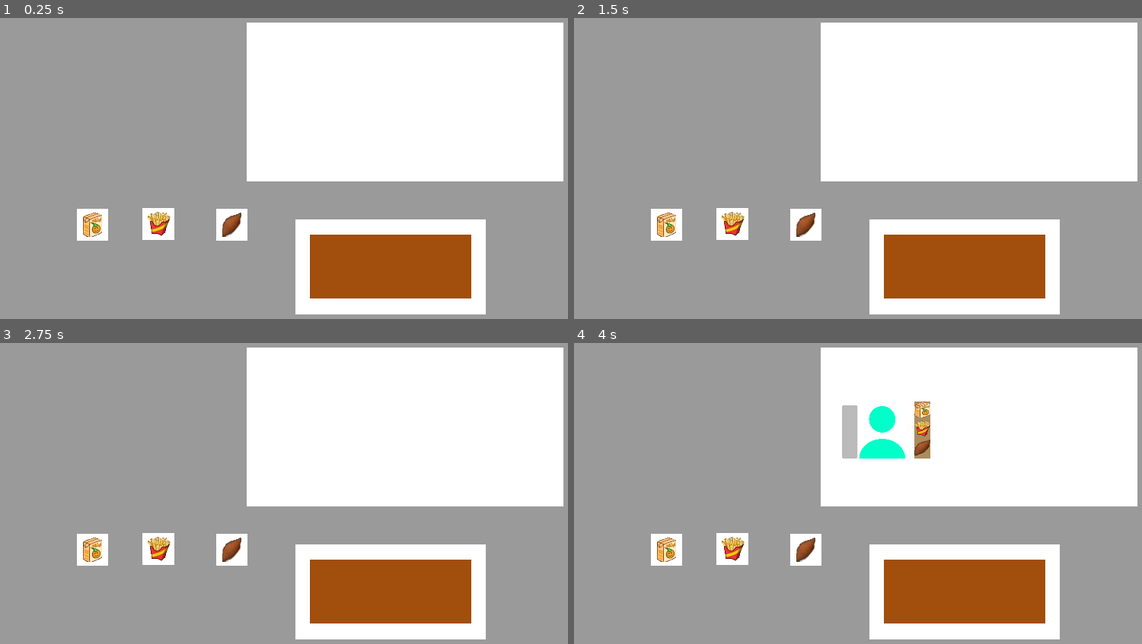
Above: before the commit, frames 1-4 (two rows, left to right).
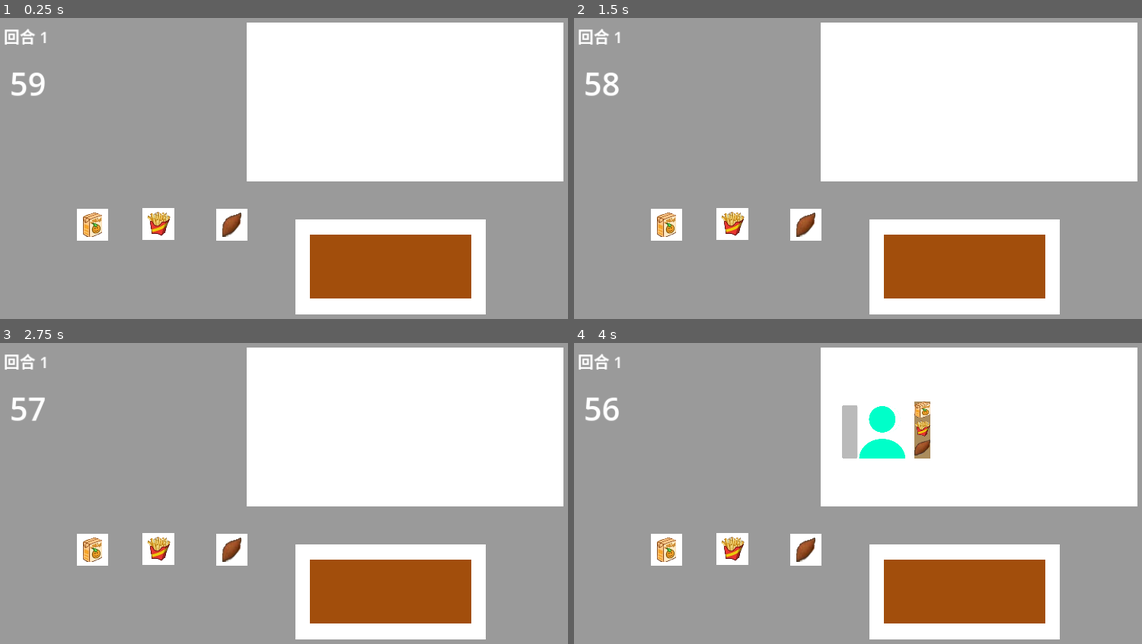
Above: after the commit, the same moments.

Repository: sharkwvt/otomegame
Game: Godot game, scene res://game.tscn
Two runs of this game, one before a commit and one after it. Both use one fixed random seed, a clock stepped at 60 frames per second and the inputs below.
Inputs:
- Up to frame 1 (0.25 s): no input
- Up to frame 2 (1.5 s): tap Enter at 0.5 s
- Up to frame 3 (2.75 s): tap Space at 2 s
- Up to frame 4 (4 s): tap Enter at 2.75 s

The runs differ from the first frame. In frame 1, 0.4% of the frame differs, in the area x 0-9%, y 3-27%; in frame 2, 0.4%; in frame 3, 0.4%; in frame 4, 0.4%.

Commit message:
新增回合、倒數，部分微調

Diff:
--- a/customer/customer.gd
+++ b/customer/customer.gd
@@ -2,13 +2,15 @@
 class_name Customer
 
 var root: Game
-var ps_bar :ProgressBar
+var ps_bar: ProgressBar
+var order_panel: Control
 
 var order = []
 var order_timer = 0
 var order_time = 20
 var order_time_buffer = 0.1 # 訂單緩衝時間比例
 var speed = 300
+var is_going = 0 # 1 進入 -1 離開
 
 # Called when the node enters the scene tree for the first time.
 func _ready() -> void:
@@ -27,8 +29,8 @@
 		position = position.move_toward(get_pos(), delta * speed)
 
 func setup():
-	root = get_node("/root/Root")
 	ps_bar = $ProgressBar
+	order_panel = $"要求"
 	ps_bar.value = 0
 
 func get_pos() -> Vector2:
@@ -39,16 +41,19 @@
 		(root.show_area.size.x - size.x)/2.0 + (width * ((count-1)/2.0 - index)),
 		(root.show_area.size.y - size.y)/2.0
 	)
+	if is_going != 0:
+		pos.x = root.show_area.size.x * is_going
+		pos.y -= 100
 	return pos
 
 func create_order():
 	var count = randi_range(1, 3)
-	var items = data.get_order_items()
+	var items = data.get_enabled_items()
 	items.shuffle()
 	var item_size = Vector2(50, 50)
 	var offset = 10
-	$"要求".size = Vector2(item_size.x, (item_size.y + offset) * count)
-	$"要求".position.y = self.size.y - $"要求".size.y
+	order_panel.size = Vector2(item_size.x, (item_size.y + offset) * count)
+	order_panel.position.y = self.size.y - order_panel.size.y
 	for i in count:
 		order.append(items[i])
 		var texture_rect := TextureRect.new()
@@ -59,7 +64,7 @@
 			0,
 			(item_size.y + offset) * i
 		)
-		$"要求".add_child(texture_rect)
+		order_panel.add_child(texture_rect)
 
 func send_order(items: Array):
 	if items.size() != order.size():
@@ -76,14 +81,35 @@
 func wrong_order():
 	print("送錯")
 	root.remove_customer(self)
+	going(-1)
 
 func correct_order():
 	print("送對")
 	root.remove_customer(self)
+	going(1)
 
 func timeout():
 	print("超時")
 	root.remove_customer(self)
+	going(-1)
+
+func going(in_or_out: int):
+	if is_going != 0:
+		return
+	is_going = in_or_out
+	ps_bar.visible = false
+	order_panel.visible = false
+	speed *= 2
+	move_to_bottom()
+	# 倒數後刪除
+	await get_tree().create_timer(3.0).timeout
+	queue_free()
+
+# 不知為何原生失效，重寫一個
+func move_to_bottom():
+	for cs: Customer in root.show_area.get_children():
+		if cs.is_going == 0:
+			cs.move_to_front()
 
 # 有東西放上來時
 func _drop_data(_at_position: Vector2, drag_item: Variant) -> void:
--- a/data.gd
+++ b/data.gd
@@ -11,7 +11,9 @@
 	托盤
 }
 
-func get_order_items() -> Array:
+var now_level = 1
+
+func get_enabled_items() -> Array:
 	var items = []
 	for i in data.item_strs.size()-1:
 		items.append(i)
--- a/game.gd
+++ b/game.gd
@@ -3,23 +3,22 @@
 
 @export var customer_scene: PackedScene
 
-var now_level = 1
-var show_area
+var show_area: Control
 var customers_count = 3
 var customers: Array[Customer] = []
 
 # Called when the node enters the scene tree for the first time.
 func _ready() -> void:
-	show_area = $"表演區"
-	set_item()
+	setup()
 	$CustomerTimer.start()
-	#$CustomerTimer.one_shot = true
+	$"回合數".text = "回合 " + str(data.now_level)
 
 # Called every frame. 'delta' is the elapsed time since the previous frame.
 func _process(_delta: float) -> void:
-	pass
+	$"倒數".text = str(int($GameTimer.time_left))
 
-func set_item():
+func setup():
+	show_area = $"表演區"
 	$"托盤".self_item = data.item.托盤
 	$item1.self_item = data.item.道具1
 	$item2.self_item = data.item.道具2
@@ -29,14 +28,21 @@
 	var cs:Customer = customer_scene.instantiate()
 	cs.size = Vector2(200, 200)
 	cs.position = Vector2(-cs.size.x, (show_area.size.y - cs.size.y)/2.0)
+	cs.root = self
 	customers.append(cs)
 	show_area.add_child(cs)
 
 func remove_customer(customer: Customer):
 	if customer in customers:
 		customers.erase(customer)
-		customer.queue_free()
+
+func gameover():
+	print("遊戲結束")
 
 func _on_customer_timer_timeout():
 	if customers.size() < customers_count:
 		create_customer()
+
+func _on_game_timer_timeout() -> void:
+	print("時間到")
+	gameover()
--- a/game.tscn
+++ b/game.tscn
@@ -151,7 +151,29 @@
 grow_vertical = 2
 texture = ExtResource("3_ll2m5")
 
+[node name="倒數" type="Label" parent="."]
+offset_left = 50.0
+offset_top = 215.0
+offset_right = 164.0
+offset_bottom = 352.0
+theme_override_font_sizes/font_size = 100
+text = "00"
+
+[node name="回合數" type="Label" parent="."]
+offset_left = 31.0
+offset_top = 96.0
+offset_right = 181.0
+offset_bottom = 166.0
+theme_override_font_sizes/font_size = 50
+text = "回合數"
+
 [node name="CustomerTimer" type="Timer" parent="."]
 wait_time = 3.0
 
+[node name="GameTimer" type="Timer" parent="."]
+wait_time = 60.0
+one_shot = true
+autostart = true
+
 [connection signal="timeout" from="CustomerTimer" to="." method="_on_customer_timer_timeout"]
+[connection signal="timeout" from="GameTimer" to="." method="_on_game_timer_timeout"]
--- a/item/item_object.gd
+++ b/item/item_object.gd
@@ -13,12 +13,16 @@
 func _process(_delta: float) -> void:
 	pass
 
-func _get_drag_data(_at_position: Vector2) -> Variant:
+# 拖曳時拉取的物件
+func drag_preview() -> Control:
 	var node := Control.new()
 	var texture_rect := TextureRect.new()
 	texture_rect.texture = load(data.item_img_path % data.item_strs[self_item])
 	texture_rect.size = Vector2(100, 100)
 	texture_rect.position = Vector2(-texture_rect.size.x/2.0, -texture_rect.size.y/2.0)
 	node.add_child(texture_rect)
-	set_drag_preview(node)
+	return node
+
+func _get_drag_data(_at_position: Vector2) -> Variant:
+	set_drag_preview(drag_preview())
 	return self
--- a/item/tray.gd
+++ b/item/tray.gd
@@ -19,7 +19,7 @@
 
 	create_items(self_img)
 
-# 創建物件
+# 創建已放置物件
 func create_items(node: Node):
 	var offset = 10
 	for i in items.size():
@@ -35,14 +35,8 @@
 # 覆寫拖曳
 func _get_drag_data(_at_position: Vector2) -> Variant:
 	self_img.visible = false
-
-	var node := Control.new()
-	var texture_rect := TextureRect.new()
-	texture_rect.texture = load(data.item_img_path % data.item_strs[self_item])
-	texture_rect.size = Vector2(100, 100)
-	texture_rect.position = Vector2(-texture_rect.size.x/2.0, -texture_rect.size.y/2.0)
-	node.add_child(texture_rect)
-	create_items(texture_rect)
+	var node := drag_preview()
+	create_items(node)
 	set_drag_preview(node)
 	return self
 
